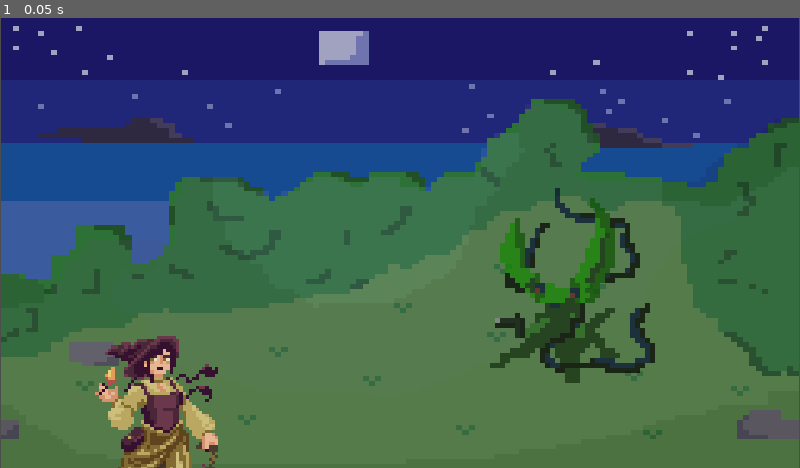
Above: before the commit, frame 1.
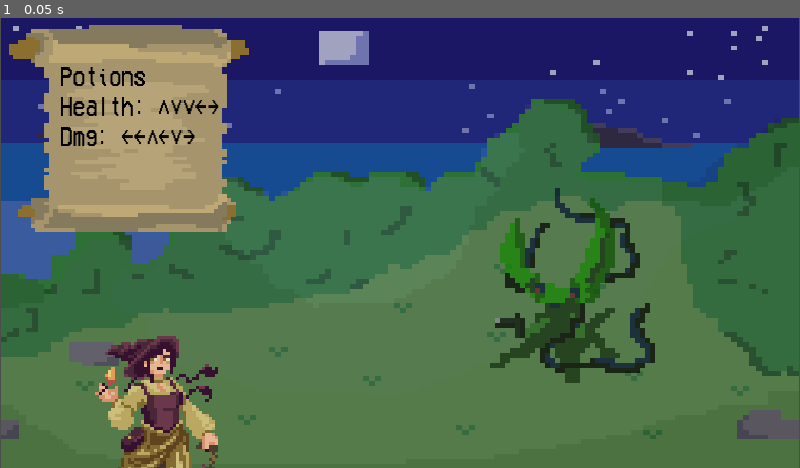
Above: after the commit, the same moment.

Repository: BetterAsLily/liebrary
Game: Godot game, scene res://src/levels/combat1.tscn
Same seed, same stepped clock (60 frames per second), same inputs: the game is played once before the commit and once after it. This scene is started directly instead of the project's main scene.
Inputs:
- Up to frame 1 (0.05 s): no input

The runs differ from the first frame. In frame 1, 11% of the frame differs, in the area x 1-32%, y 1-48%.
Error before the commit: Parse Error: Identifier "Cookbook" not declared in the current scope. (res://src/levels/combat_1.gd:23)

Commit message:
#27 working combat basics

Diff:
--- a/project/project.godot
+++ b/project/project.godot
@@ -22,6 +22,7 @@
 MovementManager="*res://src/interaction/MovementManager.gd"
 SceneManager="*res://src/interaction/scene_manager.gd"
 GlobalVariables="*res://src/Singleton/global_variables.gd"
+Cookbook="*res://src/cookbook.gd"
 
 [display]
 
--- a/project/src/levels/combat1.tscn
+++ b/project/src/levels/combat1.tscn
@@ -1,9 +1,11 @@
-[gd_scene load_steps=5 format=3 uid="uid://c7coyy18vx4mu"]
+[gd_scene load_steps=7 format=3 uid="uid://c7coyy18vx4mu"]
 
 [ext_resource type="Texture2D" uid="uid://bx5camm01cmkj" path="res://assets/placeholder.png" id="1_1pymf"]
 [ext_resource type="Script" path="res://src/levels/combat_1.gd" id="1_kqkrx"]
 [ext_resource type="Texture2D" uid="uid://csr0adbhaaqxj" path="res://assets/witch_idle_sprite_still.png" id="2_dommk"]
 [ext_resource type="Texture2D" uid="uid://dhsybj55n8rwj" path="res://assets/placeholder_enemy_2.png" id="3_jl2x1"]
+[ext_resource type="Texture2D" uid="uid://cw4kdwon5lhuv" path="res://assets/myscroll.png" id="5_0w7ga"]
+[ext_resource type="FontFile" uid="uid://qbaf0al307bs" path="res://assets/PixelFont.ttf" id="6_4otp3"]
 
 [node name="Combat1" type="Node2D"]
 script = ExtResource("1_kqkrx")
@@ -25,3 +27,32 @@
 position = Vector2(448, 216)
 scale = Vector2(0.4, 0.4)
 texture = ExtResource("3_jl2x1")
+
+[node name="Myscroll" type="Sprite2D" parent="."]
+position = Vector2(96, 88)
+scale = Vector2(3.5625, 3)
+texture = ExtResource("5_0w7ga")
+
+[node name="Label" type="Label" parent="."]
+offset_left = 48.0
+offset_top = 40.0
+offset_right = 170.0
+offset_bottom = 92.0
+scale = Vector2(1.04176, 1.37712)
+theme_override_colors/font_color = Color(0, 0, 0, 1)
+theme_override_fonts/font = ExtResource("6_4otp3")
+text = "Potions
+Health: ↑↓↓←→
+Dmg: ←←↑←↓→"
+
+[node name="History" type="Label" parent="."]
+offset_left = 48.0
+offset_top = 120.0
+offset_right = 168.0
+offset_bottom = 143.0
+theme_override_colors/font_color = Color(0, 0, 0, 1)
+theme_override_fonts/font = ExtResource("6_4otp3")
+theme_override_font_sizes/font_size = 18
+clip_text = true
+
+[node name="AudioStreamPlayer" type="AudioStreamPlayer" parent="."]
--- a/project/src/levels/combat_1.gd
+++ b/project/src/levels/combat_1.gd
@@ -1,4 +1,10 @@
 extends Node2D
+
+@onready var hist = $History
+@onready var audio_stream = $AudioStreamPlayer
+@onready var enemy_sprite = $PlaceholderEnemy2
+
+var enemy_health = 3
 
 class Cauldron:
 	var step_history = []
@@ -22,13 +28,51 @@
 		add_to_queue(event.keycode)
 		for recipe in Cookbook.all_potions:
 			if has_recipe(recipe):
-				print("Cooked a recipe")
+				step_history = []
+				return recipe
+		return []
 
 var c = Cauldron.new()
 
 # Basic input parsing
 func _input(event):
+	var temp = []
+	var strhold = ""
+	var brewed = []
 	if event is InputEventKey and event.pressed:
-		if event.keycode == KEY_W or event.keycode == KEY_A \
-		or event.keycode == KEY_S or event.keycode == KEY_D:
-			c.handle_step(event)
+		if event.keycode == KEY_W:
+			brewed = c.handle_step(event)
+			audio_stream.stream = load("res://assets/Audio/Pot1.wav")
+			audio_stream.play()
+		elif event.keycode == KEY_A:
+			brewed = c.handle_step(event)
+			audio_stream.stream = load("res://assets/Audio/Pot2.wav")
+			audio_stream.play()
+		elif event.keycode == KEY_S:
+			brewed = c.handle_step(event)
+			audio_stream.stream = load("res://assets/Audio/Pot3.wav")
+			audio_stream.play()
+		elif event.keycode == KEY_D:
+			brewed = c.handle_step(event)
+			audio_stream.stream = load("res://assets/Audio/Pot1.wav")
+			audio_stream.play()
+
+		if brewed == Cookbook.basic_potion:
+			print("Basic Potion!")
+			enemy_health -= 1
+			if enemy_health <= 0:
+				enemy_sprite.visible = false
+		brewed = []
+
+		print(c.step_history)
+		for item in c.step_history:
+			if item == KEY_W:
+				strhold += "↑"
+			elif item == KEY_A:
+				strhold += "←"
+			elif item == KEY_S:
+				strhold += "↓"
+			elif item == KEY_D:
+				strhold += "→"
+		hist.text = str(strhold)
+		strhold = ""
Binary file added: project/assets/myscroll.png
Not shown, added: project/assets/myscroll.png.import
Renamed: project/cookbook.gd -> project/src/cookbook.gd
